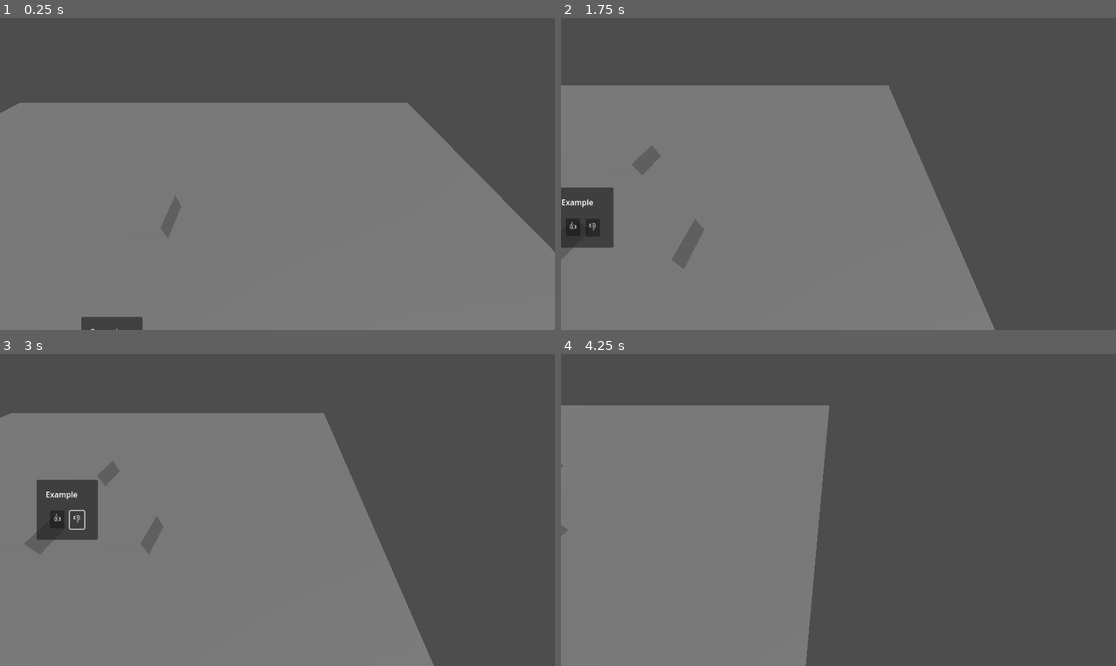
Above: before the commit, frames 1-4 (two rows, left to right).
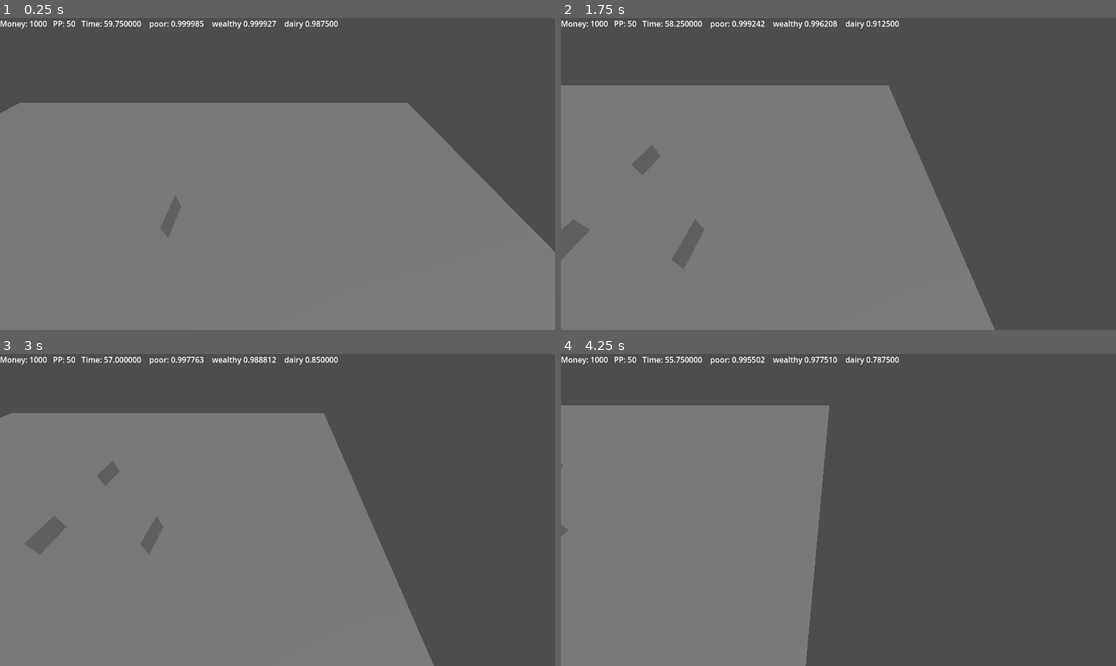
Above: after the commit, the same moments.

Repository: DripBoolean/cheese-game
Game: Godot game, scene res://scenes/world_root.tscn
Two runs of this game, one before a commit and one after it. Both use one fixed random seed, a clock stepped at 60 frames per second and the inputs below.
Inputs (mouse positions are in pixels of both pictures, inside the frame that each line leads up to):
- Up to frame 1 (0.25 s): no input
- Up to frame 2 (1.75 s): move the mouse to (960, 158) at 0.52 s; hold D (move_right) 0.53-1.28 s; tap Mouse wheel up (zoom_in) at 0.6 s; move the mouse to (727, 189) at 1.27 s; hold S (move_back) from 1.28 s (still down); tap Mouse wheel down (zoom_out) at 1.35 s
- Up to frame 3 (3 s): release S (move_back) at 2 s; click (55, 522) at 2 s, where only the run before the commit has a clickable "👍"; click (77, 519) at 2.75 s, where only the run before the commit has a clickable "👎"
- Up to frame 4 (4.25 s): move the mouse to (894, 441) at 3.52 s; hold D (move_right) from 3.53 s (still down); tap Mouse wheel up (zoom_in) at 3.6 s

The runs differ from the first frame. In frame 1, 1.1% of the frame differs, in the area x 0-61%, y 0-100%; in frame 2, 2.4%; in frame 3, 2.7%, in the area x 0-61%, y 0-60%; in frame 4, 0.6%.

Commit message:
ooooh ive came

Diff:
--- a/event_dispatcher/event_dispatcher.gd
+++ b/event_dispatcher/event_dispatcher.gd
@@ -1,4 +1,4 @@
-extends Node3D
+extends Node
 
 @export_enum("START","Money_over","Money_under","Cheese_overA","Cheese_overB") var states: String
 
@@ -48,8 +48,8 @@
 	else:
 		return "null"
 
-# Called every frame. 'delta' is the elapsed time since the previous frame.
-func _process(delta: float) -> void:
+
+func update() -> void:
 	var scorer1: bool = money >= 5_000_000.0
 	var scorer2: bool = cheese/cheese_max >= 0.75
 	var scorer3: bool = cave_cheese > 1
--- a/scenes/building.gd
+++ b/scenes/building.gd
@@ -3,12 +3,13 @@
 
 var type = "Office"
 var in_good_form = true
-
+var map = null
 var bubble = null
 
-func have_thought():
+func have_thought(request_name):
 	var new_bubble = load("res://scenes/thought_bubble.tscn").instantiate()
-
+	new_bubble.map = map
+	new_bubble.request = request_name
 	bubble = new_bubble
 	add_child(new_bubble)
 
--- a/scenes/building.tscn
+++ b/scenes/building.tscn
@@ -9,9 +9,3 @@
 
 [node name="MeshInstance3D" type="MeshInstance3D" parent="."]
 mesh = SubResource("BoxMesh_g1gyv")
-
-[node name="Control" type="Control" parent="."]
-layout_mode = 3
-anchors_preset = 0
-offset_right = 40.0
-offset_bottom = 40.0
--- a/scenes/map.gd
+++ b/scenes/map.gd
@@ -1,6 +1,4 @@
 extends Node3D
-
-
 
 var building_generation = [
 	{"type": "Office", "position": Vector3(0, 0, 0)},
@@ -17,14 +15,21 @@
 		var new_building = load("res://scenes/building.tscn").instantiate()
 		new_building.type = building.type
 		new_building.position = building.position
+		new_building.map = self
 		loaded_buildings.append(new_building)
 		add_child(new_building)
 
+func enact_request(request_outcome):
+	$Player.enact_request(request_outcome)
+
 # Called when the node enters the scene tree for the first time.
 func _ready():
+	randomize()
 	spawn_buildings()
-	loaded_buildings[0].have_thought()
+	spawn_bubble("test")
 
+func spawn_bubble(request_name):
+	loaded_buildings.pick_random().have_thought(request_name)
 
 
 # Called every frame. 'delta' is the elapsed time since the previous frame.
--- a/scenes/map.tscn
+++ b/scenes/map.tscn
@@ -1,7 +1,8 @@
-[gd_scene load_steps=4 format=3 uid="uid://u5yt3wfkusk4"]
+[gd_scene load_steps=5 format=3 uid="uid://u5yt3wfkusk4"]
 
 [ext_resource type="Script" path="res://scenes/map.gd" id="1_y30s5"]
 [ext_resource type="PackedScene" uid="uid://v5q2ern0mj33" path="res://scenes/player.tscn" id="2_yacs5"]
+[ext_resource type="Script" path="res://event_dispatcher/event_dispatcher.gd" id="3_xe1g8"]
 
 [sub_resource type="PlaneMesh" id="PlaneMesh_35lqr"]
 
@@ -25,3 +26,6 @@
 anchors_preset = 0
 offset_right = 40.0
 offset_bottom = 40.0
+
+[node name="EventController" type="Node" parent="."]
+script = ExtResource("3_xe1g8")
--- a/scenes/player.gd
+++ b/scenes/player.gd
@@ -7,6 +7,9 @@
 func _ready():
 	pass # Replace with function body.
 
+
+
+
 # Called every frame. 'delta' is the elapsed time since the previous frame.
 func _process(delta):
 	var input_dir2 := Input.get_vector("move_left", "move_right", "move_up", "move_down")
--- a/scenes/player.tscn
+++ b/scenes/player.tscn
@@ -13,3 +13,14 @@
 
 [node name="CollisionShape3D" type="CollisionShape3D" parent="."]
 shape = SubResource("SphereShape3D_8de0g")
+
+[node name="UI" type="Control" parent="."]
+layout_mode = 3
+anchors_preset = 0
+offset_right = 40.0
+offset_bottom = 40.0
+
+[node name="Stats" type="Label" parent="UI"]
+layout_mode = 0
+offset_right = 40.0
+offset_bottom = 23.0
--- a/scenes/player_movement.gd
+++ b/scenes/player_movement.gd
@@ -1,10 +1,36 @@
 extends CharacterBody3D
 
+var money = 1000
+var peepee = 50
+var time_till_next_election = 60.0
+
+var dairy_market_health = 1.0
+var dairy_market_demand = 0.0
+var poor_health = 1.0
+var wealthy_health = 1.0
 
 const SPEED = 5.0
 const SCROLL_SPEED = 1.0
 @onready var camera_ref = $Camera3D
 
+func enact_request(policy_name):
+	if policy_name == "Do Nothing":
+		return
+
+func _process(delta):
+	time_till_next_election -= delta
+
+	poor_health +=  (dairy_market_health - 1) * 0.01 * delta
+
+	wealthy_health += (dairy_market_health - 1) * 0.05 * delta
+
+	dairy_market_health -= delta * 0.05
+
+	print()
+	#dairy_market_health -= delta * 0.01
+
+
+	$UI/Stats.text = "Money: %d   PP: %d   Time: %f    poor: %f    wealthy %f    dairy %f" % [money, peepee, time_till_next_election, poor_health, wealthy_health, dairy_market_health]
 
 func _physics_process(delta: float) -> void:
 	# Get the input direction and handle the movement/deceleration.
--- a/scenes/thought_bubble.gd
+++ b/scenes/thought_bubble.gd
@@ -1,17 +1,27 @@
 extends Control
 
-
-var yes_policy = "Do Nothing"
-var no_policy = "Do Nothing"
+var request = "Unknown"
+var yes_outcome = "Do Nothing"
+var no_outcome = "Do Nothing"
 var text = "Example"
+var map = null
 
 
 # Called when the node enters the scene tree for the first time.
 func _ready():
-	print("added")
 	$Label.text = text
 
 
 # Called every frame. 'delta' is the elapsed time since the previous frame.
 func _process(delta):
 	pass
+
+
+func _on_yes_pressed():
+	map.enact_request(yes_outcome)
+	queue_free()
+
+
+func _on_no_pressed():
+	map.enact_policy(no_outcome)
+	queue_free()
--- a/scenes/thought_bubble.tscn
+++ b/scenes/thought_bubble.tscn
@@ -39,3 +39,6 @@
 offset_right = 111.0
 offset_bottom = -69.0
 text = "Placeholder"
+
+[connection signal="pressed" from="Yes" to="." method="_on_yes_pressed"]
+[connection signal="pressed" from="No" to="." method="_on_no_pressed"]
